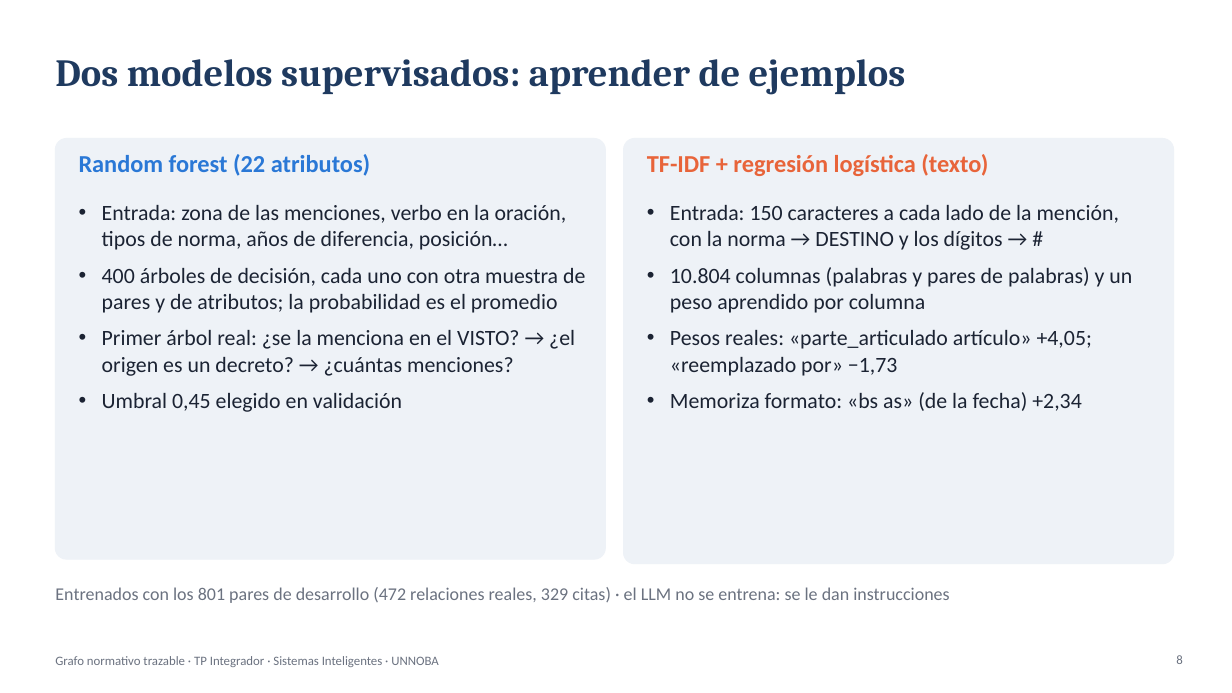
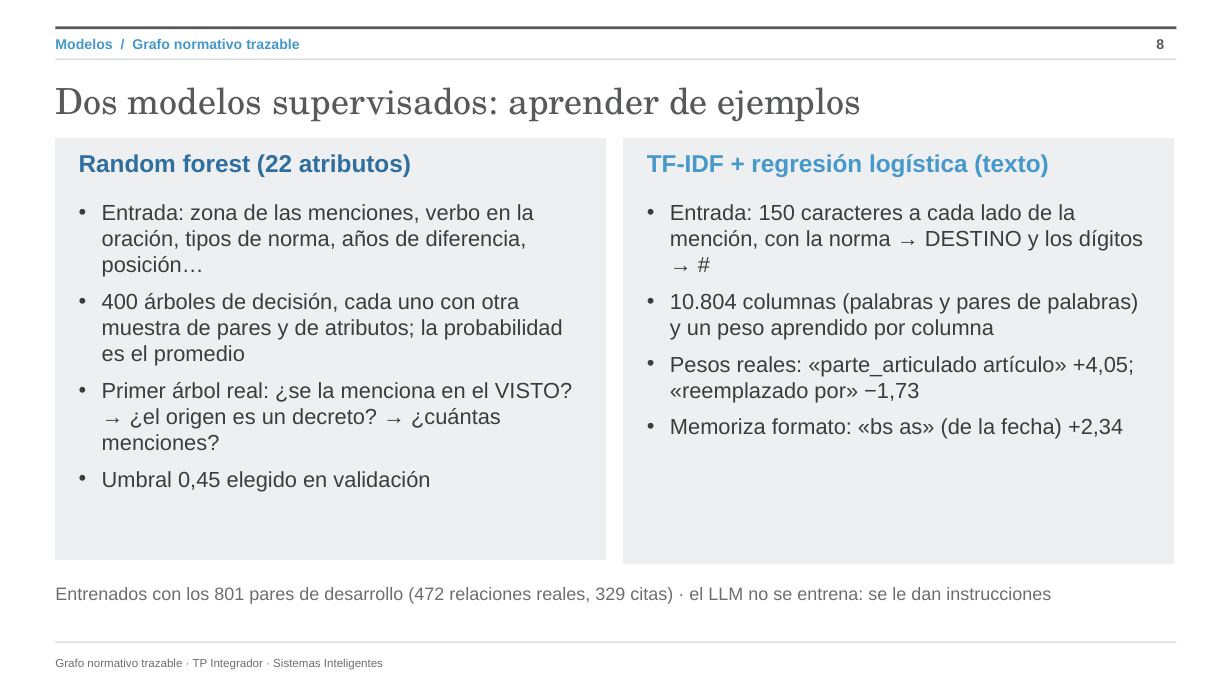
Before and after one commit to JuampiJPT/grafo-legal, a slide deck: slide 8 of docs/presentacion/presentacion_coloquio.pptx. Drawn at 1232x693 pixels with LibreOffice and Linux fonts; fonts in the diff are those of the drawing; background and template pictures are left out. Boxes give left, top, right and bottom in pixels: in the first picture for what was removed or moved away, otherwise in the second. Text is boxed around its words. In the diff, an @@ line names an element or a change of style, - is before the commit and + after.

Commit message:
Presentación con la identidad UNNOBA del manual (B74)

```diff
--- a/docs/presentacion/presentacion_coloquio.pptx
+++ b/docs/presentacion/presentacion_coloquio.pptx
@@ line added from (55, 28) to (1177, 28), #58595B 2.25 pt @@
@@ line added from (55, 59) to (1177, 59), #C6C7C8 0.75 pt @@
@@ text added at [55,38,299,49], 11 pt, text #4698CB, bold @@
+Modelos / Grafo normativo trazable
@@ page number: place and size @@
-page number at [1176,655,1182,664]
+page number at [1156,39,1164,49]
@@ page number at [1156,39,1164,49]: size 10 to 11 pt, font Calibri to Arial, text colour #6B7280 to #58595B, bold on @@
@@ title "Dos modelos supervisados: aprender de ...": place and size @@
-title "Dos modelos supervisados: aprender de ..." at [55,59,906,95]
+title "Dos modelos supervisados: aprender de ..." at [55,87,862,122]
@@ title "Dos modelos supervisados: aprender de ..." at [55,87,862,122]: size 30 to 28 pt, font Cambria to TeX Gyre Schola, text colour #1F3A5F to #58595B, bold off @@
@@ rounded rectangle removed at [55,139,605,559] @@
@@ rectangle added at [55,139,605,559], fill #EEEFF0, outline #EEEFF0 1 pt @@
@@ text "Random forest (22 atributos)" at [79,154,411,177]: font Calibri to Arial, text colour #2A78D6 to #2F6F9F @@
@@ rounded rectangle removed at [624,139,1174,564] @@
@@ rectangle added at [624,139,1174,564], fill #EEEFF0, outline #EEEFF0 1 pt @@
@@ text "TF-IDF + regresión logística (texto)" at [647,154,1048,177]: font Calibri to Arial, text colour #E8643A to #4698CB @@
@@ text "Entrada: zona de las menciones, ..." at [102,204,572,491]: font Calibri to Arial, text colour #1B2333 to #3C3C3B @@
@@ text "Entrada: 150 caracteres a cada ..." at [670,204,1143,439]: font Calibri to Arial, text colour #1B2333 to #3C3C3B @@
@@ text "Entrenados con los 801 pares ..." at [55,587,1051,604]: font Calibri to Arial, text colour #6B7280 to #6D6E71 @@
@@ text at [55,658,383,670]: text changed; size 10 to 9 pt; font Calibri to Arial; text colour #6B7280 to #6D6E71 @@
-Grafo normativo trazable · TP Integrador · Sistemas Inteligentes · UNNOBA
+Grafo normativo trazable · TP Integrador · Sistemas Inteligentes
@@ line added from (55, 642) to (1177, 642), #C6C7C8 0.75 pt @@
```
Also in this commit, not shown: 20 other slides changed, 6 other files.
